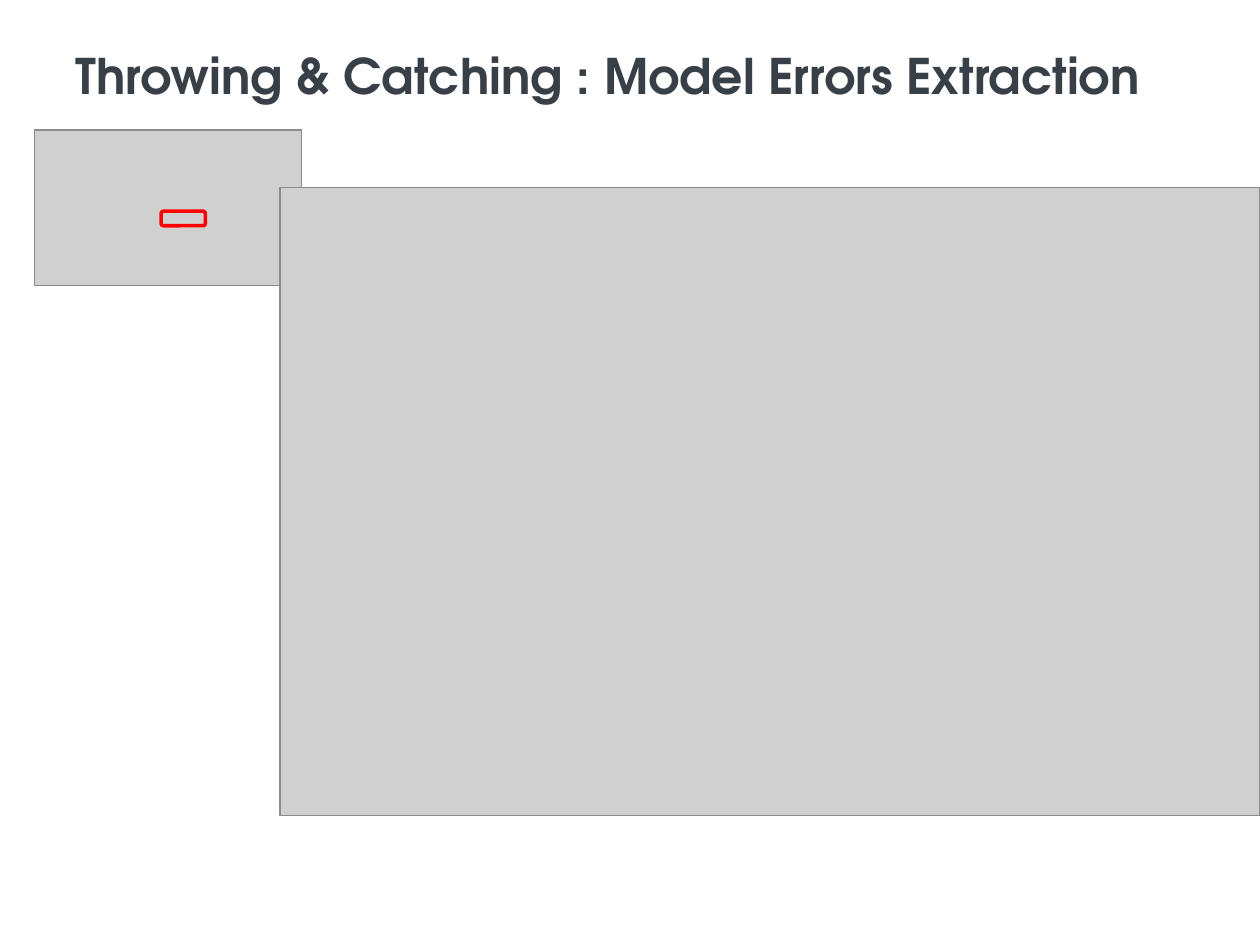
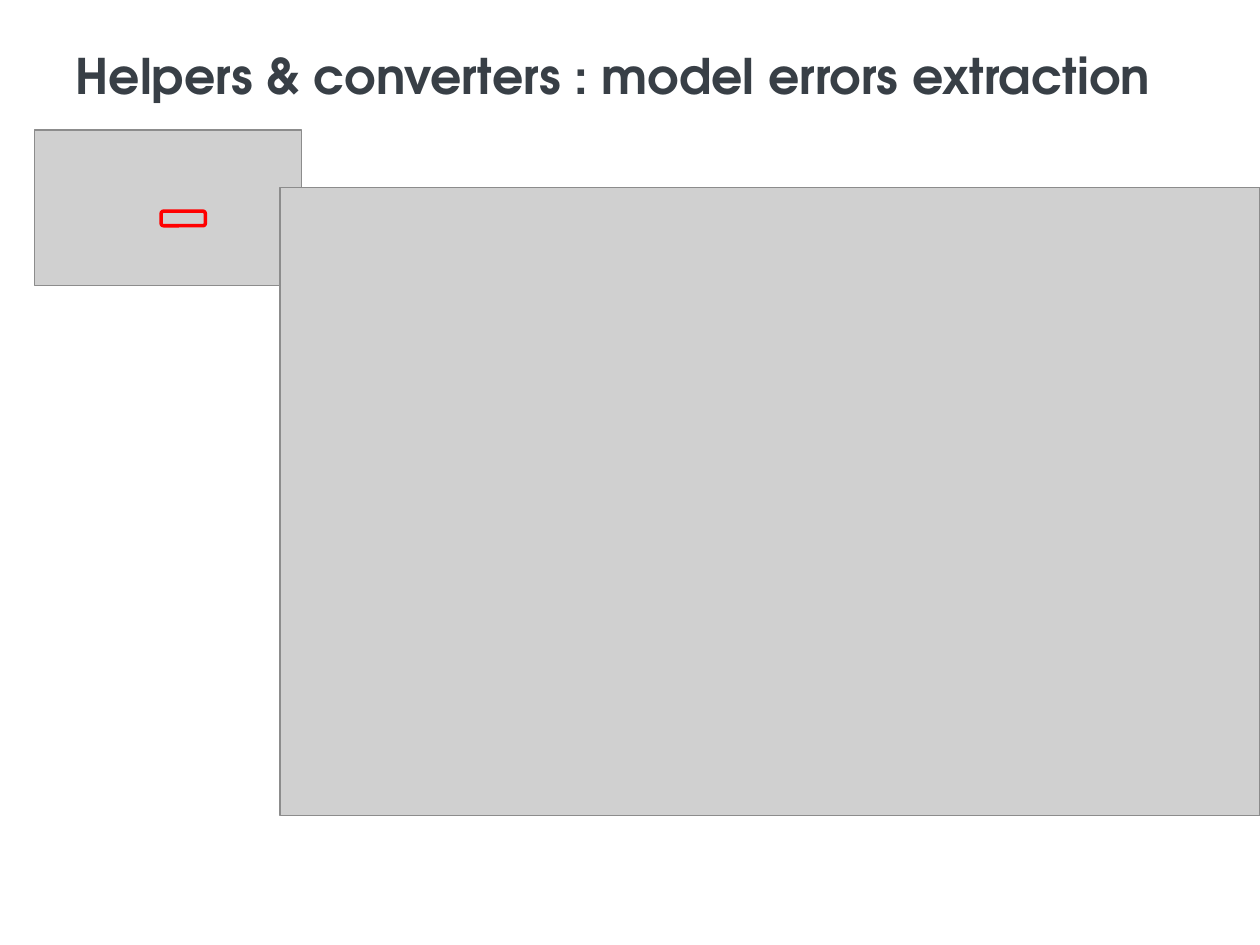
Before and after one commit to BlueInt32/prez_error_handling, a slide deck: slide 52 of Error Handling presentation.pptx (slide 34 before the commit). Drawn at 1260x945 pixels with LibreOffice and Linux fonts; fonts in the diff are those of the drawing; grey boxes stand for pictures; background and template pictures are left out. Boxes give left, top, right and bottom in pixels: in the first picture for what was removed or moved away, otherwise in the second. Text is boxed around its words. In the diff, an @@ line names an element or a change of style, - is before the commit and + after.

```diff
--- a/Error Handling presentation.pptx
+++ b/Error Handling presentation.pptx
@@ title at <box>76,56,1150,103</box>: text changed @@
-Throwing & Catching : Model Errors Extraction
+Helpers & converters : model errors extraction
```
Also in this commit, not shown: 36 other slides changed, 4 slides added, 6 other files.
